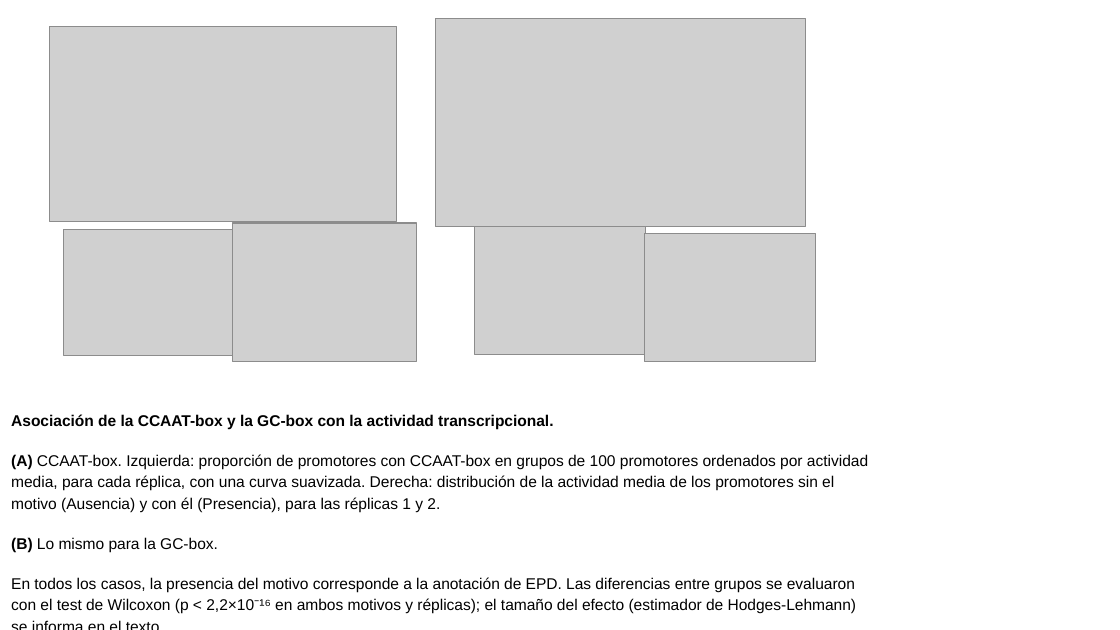
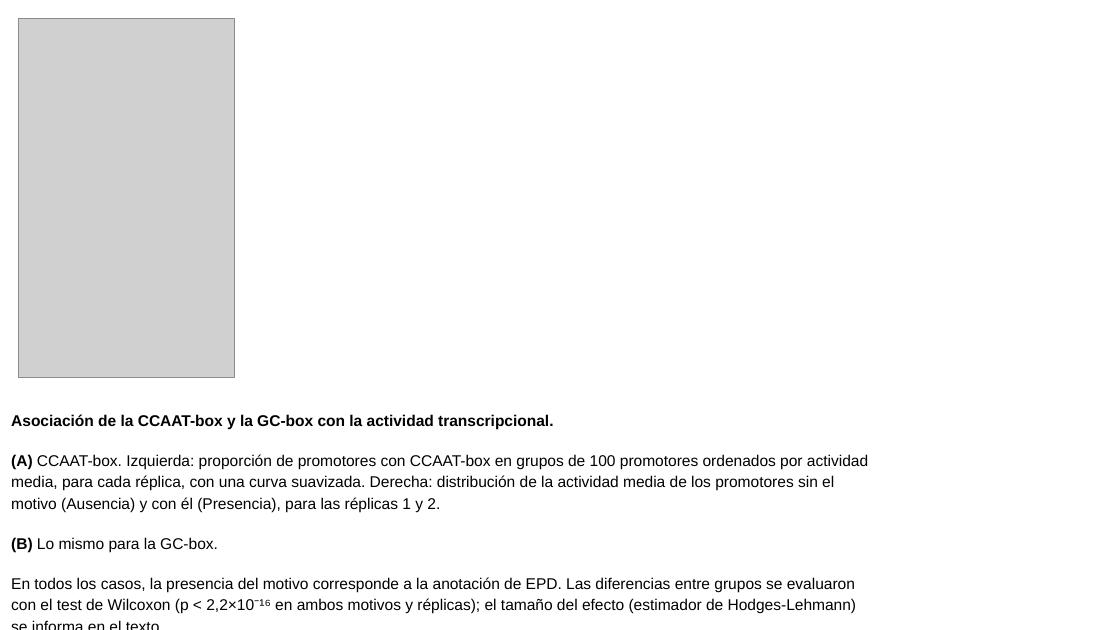
Before and after one commit to martin-iungman/TesisDoc, a slide deck: slide 6 of docs/Fig R2.pptx. Drawn at 1120x630 pixels with LibreOffice and Linux fonts; fonts in the diff are those of the drawing; grey boxes stand for pictures. Boxes give left, top, right and bottom in pixels: in the first picture for what was removed or moved away, otherwise in the second. Text is boxed around its words. In the diff, an @@ line names an element or a change of style, - is before the commit and + after.

```diff
--- a/docs/Fig R2.pptx
+++ b/docs/Fig R2.pptx
@@ picture added at [19,19,235,379] @@
@@ picture removed at [50,26,398,221] @@
@@ picture removed at [436,19,805,227] @@
@@ picture removed at [64,230,232,356] @@
@@ picture removed at [232,223,417,362] @@
@@ picture removed at [475,226,646,355] @@
@@ picture removed at [644,233,815,362] @@
```
Also in this commit, not shown: 3 slides added, 3 slides removed.
